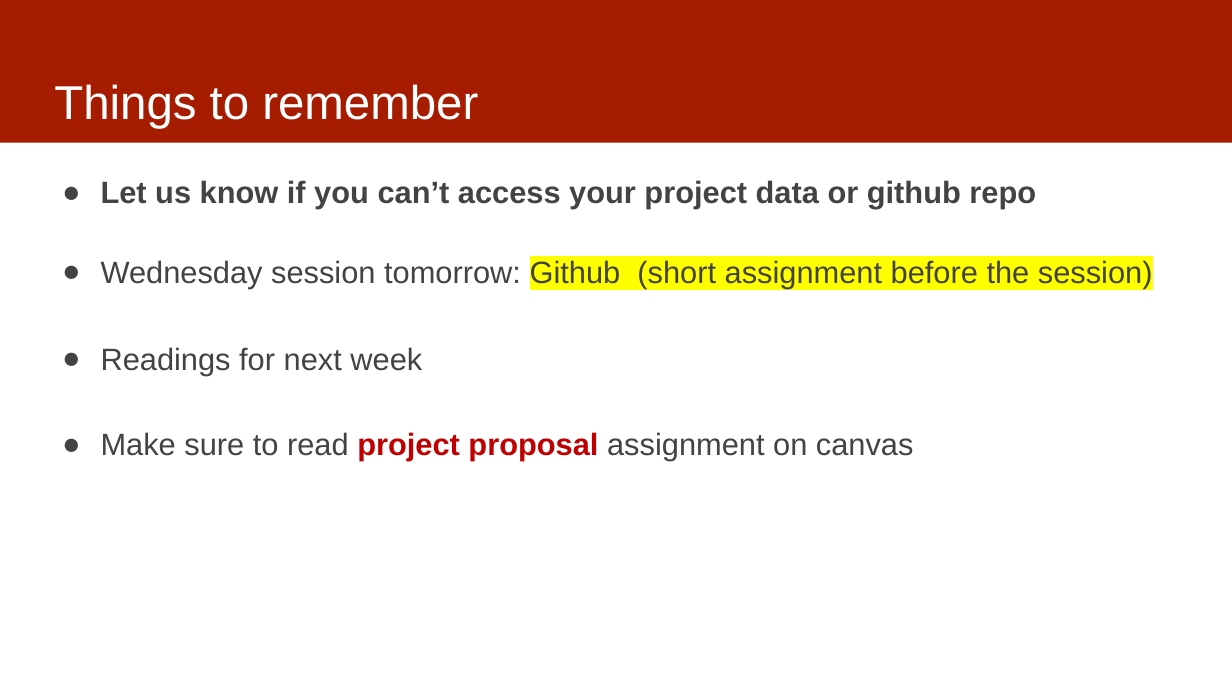
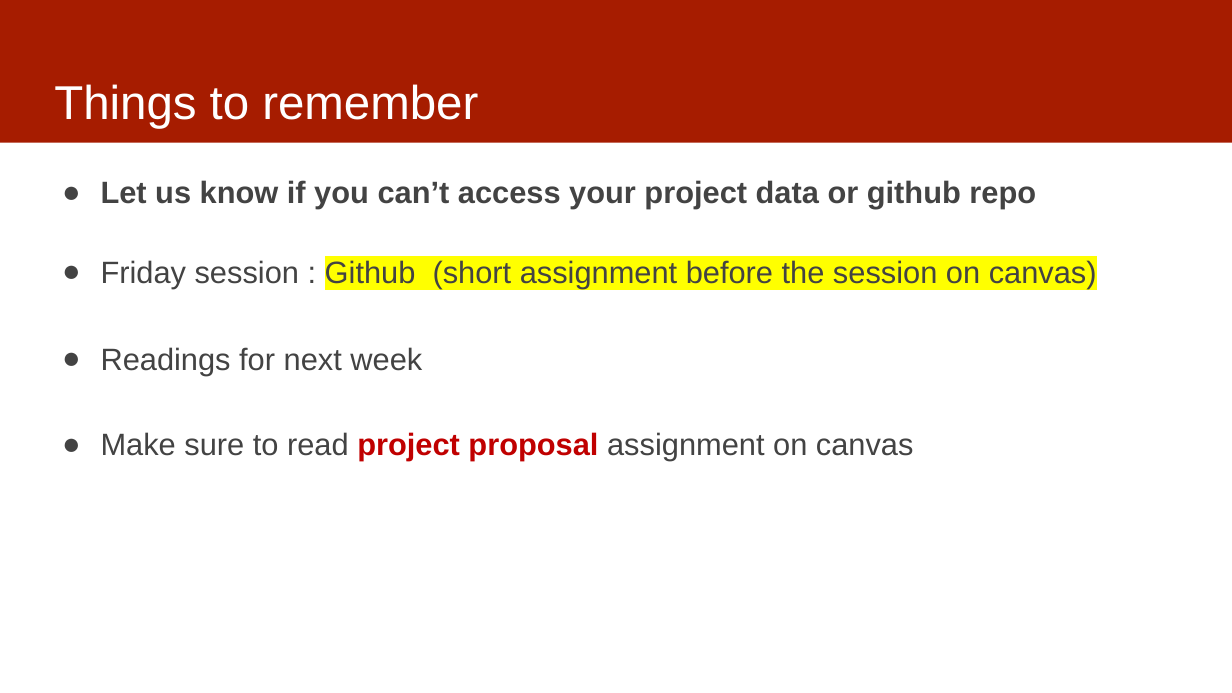
Before and after one commit to dssg/mlforpublicpolicylab, a slide deck: slide 19 of Lectures/06-data-exploration.pptx (slide 18 before the commit). Drawn at 1232x693 pixels with LibreOffice and Linux fonts; fonts in the diff are those of the drawing. Boxes give left, top, right and bottom in pixels: in the first picture for what was removed or moved away, otherwise in the second. Text is boxed around its words. In the diff, an @@ line names an element or a change of style, - is before the commit and + after.

```diff
--- a/Lectures/06-data-exploration.pptx
+++ b/Lectures/06-data-exploration.pptx
@@ text at (101,260,1097,288): text changed @@
-● Wednesday session tomorrow: Github (short assignment before the session)
+● Friday session : Github (short assignment before the session on canvas)
```
Also in this commit, not shown: 2 other slides changed, 1 slide added.
